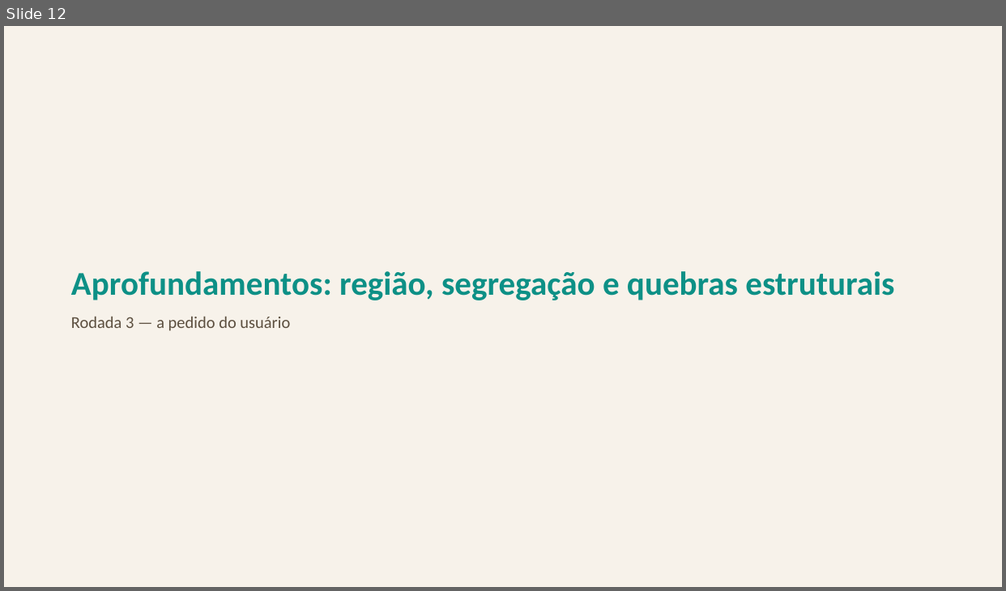
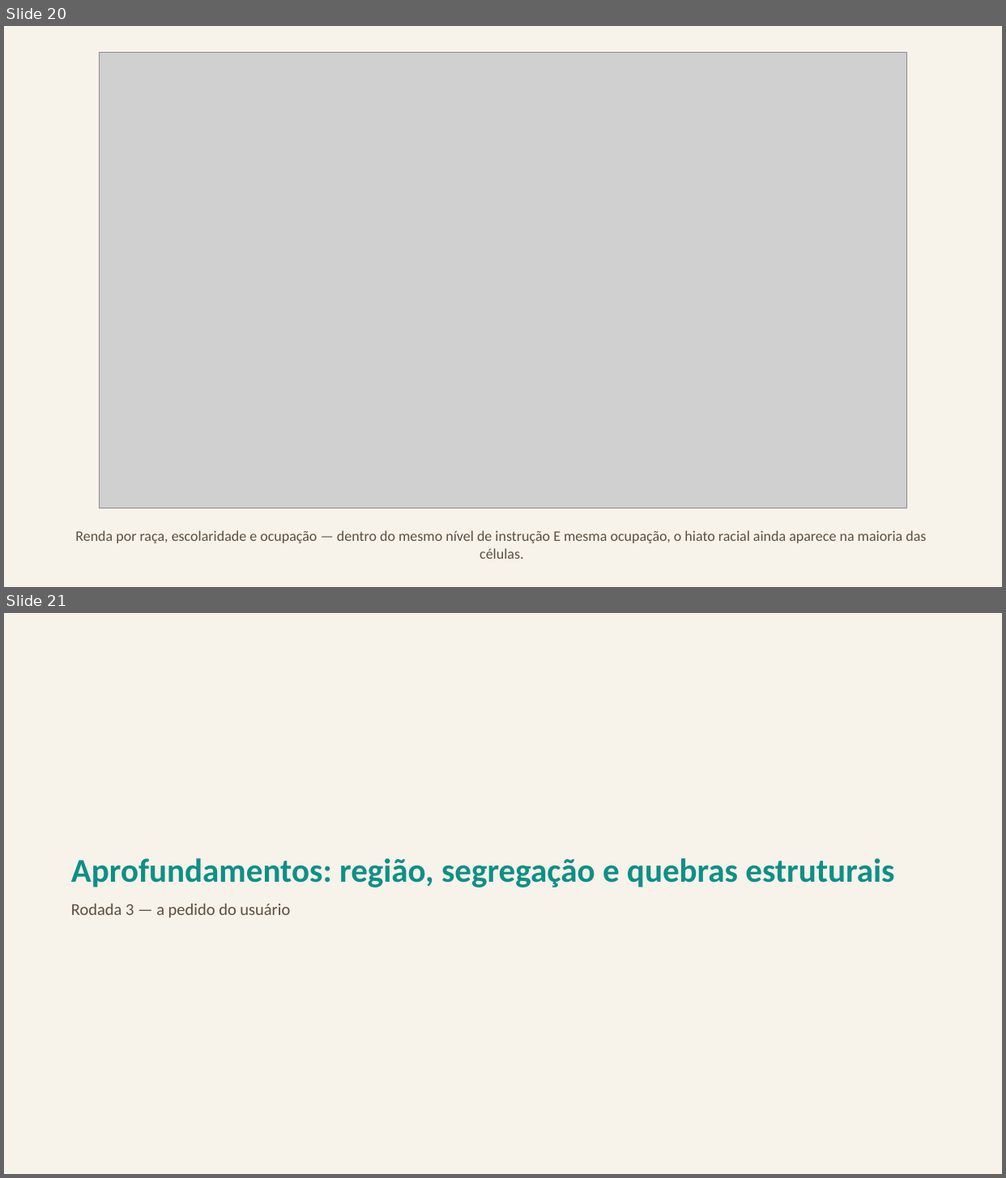
Before and after one commit to FelipeSantanaJ/Hub-Racial-Brasil, a slide deck: docs/Datahub_Racial_Brasil_Fase1.pptx. Shown one above the other, each under a label of ours: slide 12 before the commit, slides 20 and 21 after it. The pictures are 1006x591 and 1006x1178 pixels, drawn with LibreOffice and Linux fonts; fonts in the diff are those of the drawing; grey boxes stand for pictures. Boxes give left, top, right and bottom in pixels: in the first picture for what was removed or moved away, otherwise in the second. Text is boxed around its words. In the diff, an @@ line names an element or a change of style, - is before the commit and + after.

Commit message:
Regenera a apresentação com todos os gráficos das últimas 3 rodadas
101 slides (79 gráficos + 21 divisores + 1 título) — inclui as seções de
função quantil (percentil <-> R$) e a matriz completa de combinações
raça x A x B que faltavam nas apresentações anteriores (arquivo estava
aberto/bloqueado nas tentativas de regeneração anteriores).

```diff
--- a/docs/Datahub_Racial_Brasil_Fase1.pptx
+++ b/docs/Datahub_Racial_Brasil_Fase1.pptx
@@ slide 20 added at [4,26,1002,587], background #F7F2EA @@
@@ picture added at [99,52,907,509] @@
@@ text added at [75,531,926,559], 14 pt, text #5C4F3F @@
+Renda por raça, escolaridade e ocupação — dentro do mesmo nível de instrução E mesma ocupação, o hiato racial ainda aparece na maioria das células.
@@ what was slide 12 is now slide 21 @@
```
Also in this commit, not shown: 2 slides changed, 12 other slides added.
